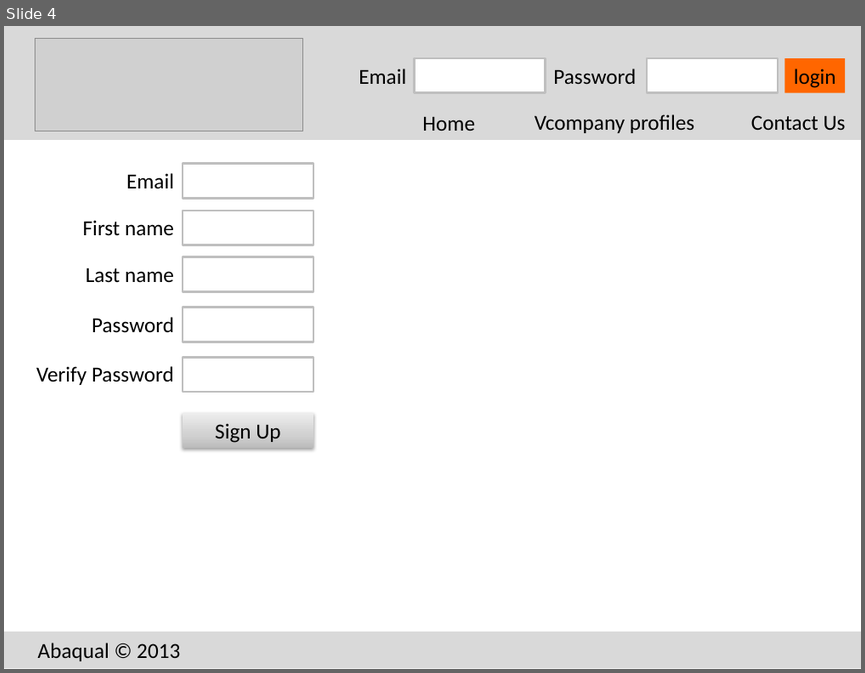
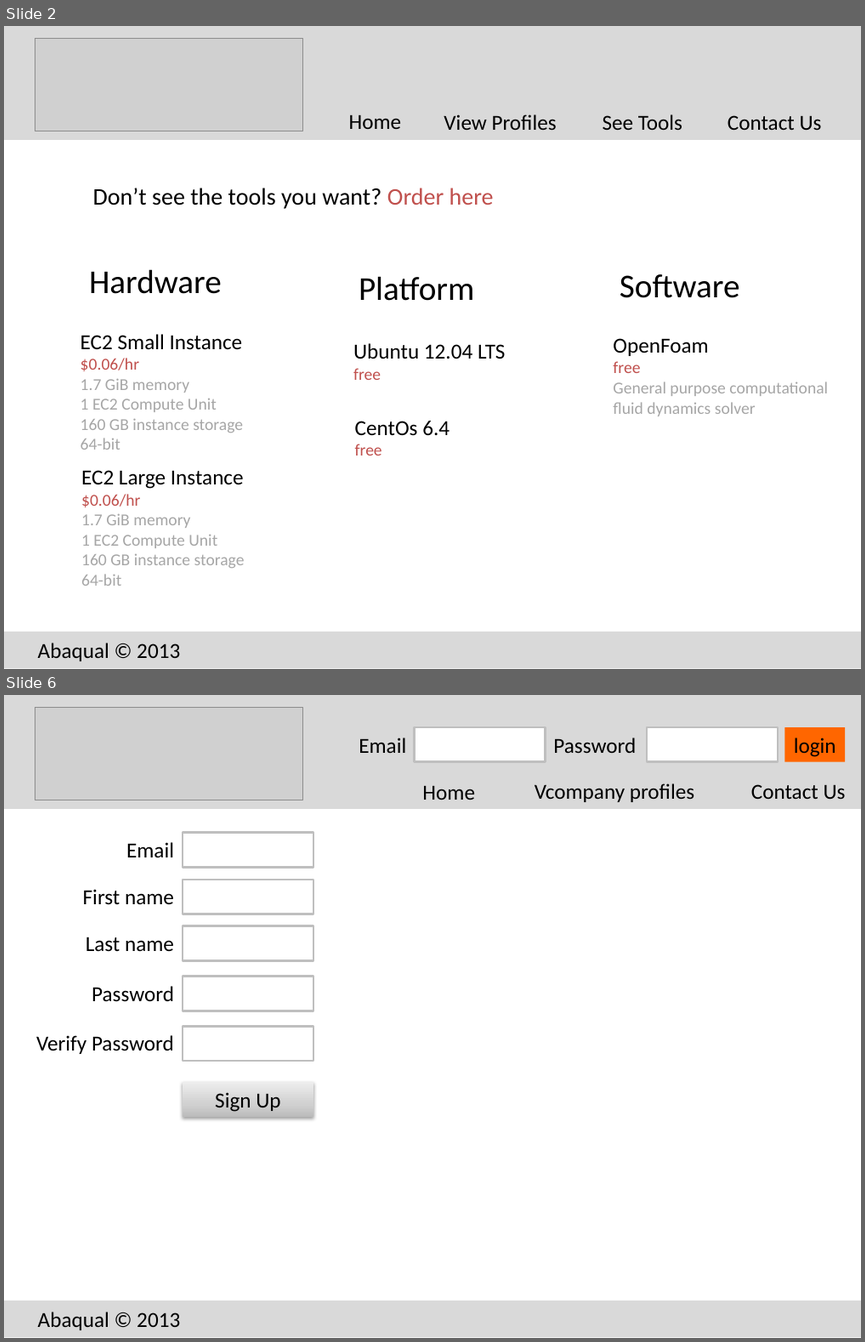
Before and after one commit to shoeybi/abq_web, a slide deck: WebsiteSketch.pptx. Shown one above the other, each under a label of ours: slide 4 before the commit, slides 2 and 6 after it; the slides between them are not shown. The pictures are 865x673 and 865x1342 pixels, drawn with LibreOffice and Linux fonts; fonts in the diff are those of the drawing; grey boxes stand for pictures. Boxes give left, top, right and bottom in pixels: in the first picture for what was removed or moved away, otherwise in the second. Text is boxed around its words. In the diff, an @@ line names an element or a change of style, - is before the commit and + after.

```diff
--- a/WebsiteSketch.pptx
+++ b/WebsiteSketch.pptx
@@ slide 2 added at (4, 26, 861, 669), background #FFFFFF @@
@@ rectangle added at (4, 26, 861, 140), fill #D9D9D9 @@
@@ picture added at (35, 39, 302, 131) @@
@@ text added at (349, 115, 402, 129), 18 pt, text #000000 @@
+Home
@@ text added at (443, 114, 556, 130), 18 pt, text #000000 @@
+View Profiles
@@ text added at (602, 114, 682, 130), 18 pt, text #000000 @@
+See Tools
@@ text added at (727, 115, 822, 130), 18 pt, text #000000 @@
+Contact Us
@@ text added at (93, 188, 494, 209), 20 pt, text #000000 @@
+Don’t see the tools you want? Order here
@@ text added at (89, 269, 222, 294), 28 pt, text #000000 @@
+Hardware
@@ text added at (358, 276, 474, 301), 28 pt, text #000000 @@
+Platform
@@ text added at (619, 274, 740, 298), 28 pt, text #000000 @@
+Software
@@ text added at (80, 334, 243, 449), 14 pt, text #A6A6A6 @@
+EC2 Small Instance
+$0.06/hr
+1.7 GiB memory
+1 EC2 Compute Unit
+160 GB instance storage
+64-bit
@@ text added at (353, 343, 505, 380), 18 pt, text #000000 @@
+Ubuntu 12.04 LTS
+free
@@ text added at (613, 338, 828, 416), 14 pt, text #A6A6A6 @@
+OpenFoam
+free
+General purpose computational fluid dynamics solver
@@ text added at (355, 420, 449, 455), 18 pt, text #000000 @@
+CentOs 6.4
+free
@@ text added at (81, 470, 245, 585), 14 pt, text #A6A6A6 @@
+EC2 Large Instance
+$0.06/hr
+1.7 GiB memory
+1 EC2 Compute Unit
+160 GB instance storage
+64-bit
@@ rectangle added at (4, 631, 861, 668), fill #D9D9D9 @@
@@ text added at (38, 642, 180, 661), 18 pt, text #000000 @@
+Abaqual © 2013
@@ what was slide 4 is now slide 6 @@
```
Also in this commit, not shown: 2 slides changed, 2 other slides added, 1 slide removed.
